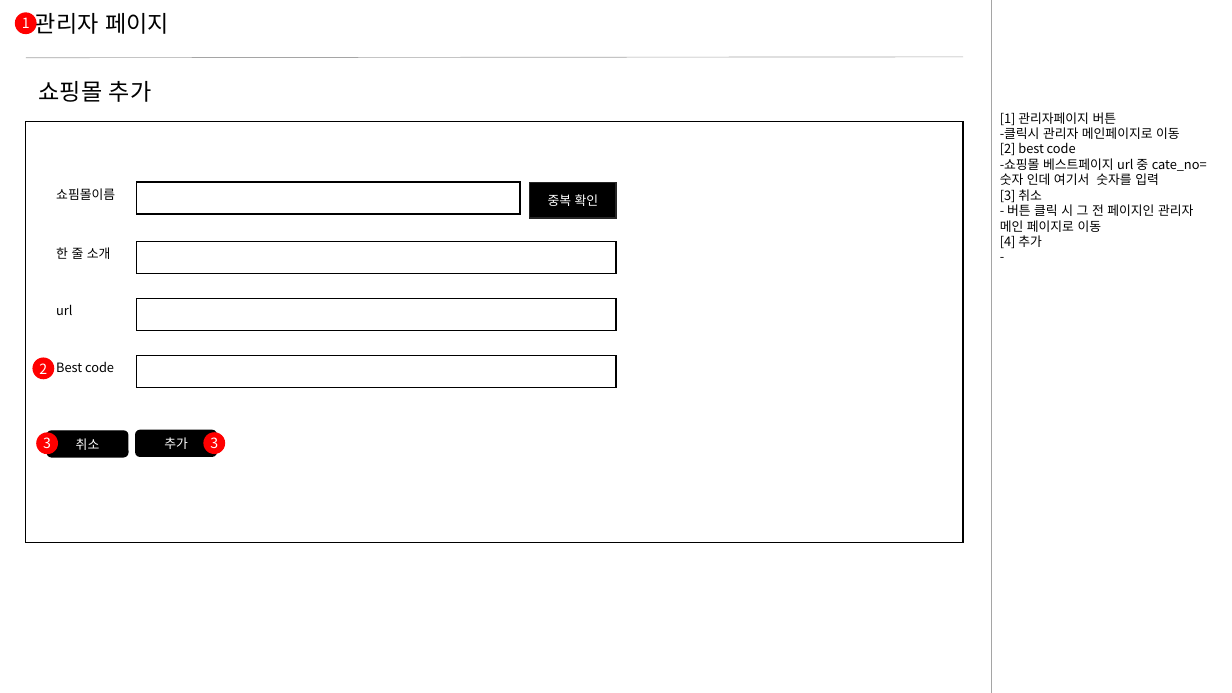
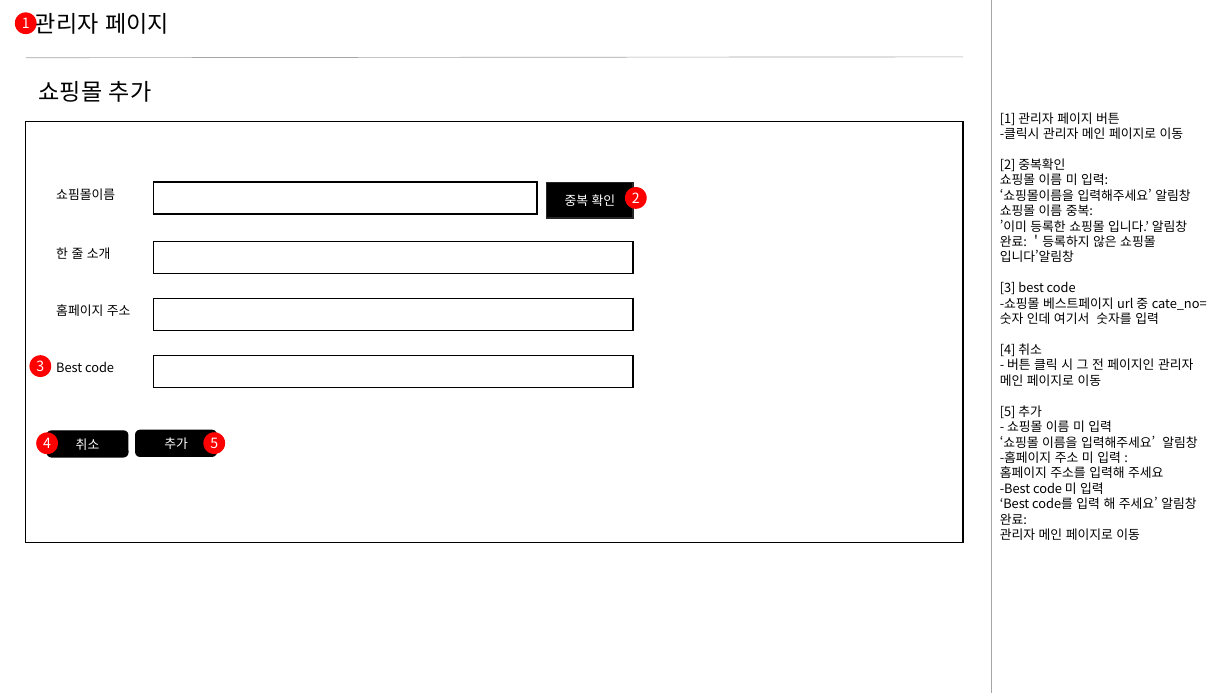
Before and after one commit to Hongsomang/mymall, a slide deck: slide 9 of document/design/MYMALL(쇼핑리스트)_스토리보드.pptx. Drawn at 1232x693 pixels with LibreOffice and Linux fonts; fonts in the diff are those of the drawing. Boxes give left, top, right and bottom in pixels: in the first picture for what was removed or moved away, otherwise in the second. Text is boxed around its words. In the diff, an @@ line names an element or a change of style, - is before the commit and + after.

```diff
--- a/document/design/MYMALL(쇼핑리스트)_스토리보드.pptx
+++ b/document/design/MYMALL(쇼핑리스트)_스토리보드.pptx
@@ text at (1000,112,1193,386): text changed @@
-[1] 관리자페이지 버튼
--클릭시 관리자 메인페이지로 이동
-[2] best code
+[1] 관리자 페이지 버튼
+-클릭시 관리자 메인 페이지로 이동
+[2] 중복확인
+쇼핑몰 이름 미 입력:
+‘쇼핑몰이름을 입력해주세요’ 알림창
+쇼핑몰 이름 중복:
+’이미 등록한 쇼핑몰 입니다.’ 알림창
+완료: ＇등록하지 않은 쇼핑몰 입니다’알림창
+[3] best code
@@ ellipse "2": place and size @@
-ellipse "2" at (32,358,55,380)
+ellipse "2" at (625,187,647,209)
@@ text at (1000,189,1042,203): text changed @@
-[3] 취소
+[4] 취소
@@ text at (56,304,131,316): text changed @@
-url
+홈페이지 주소
@@ ellipse "3": place and size @@
-ellipse "3" at (36,433,58,455)
+ellipse "3" at (30,355,52,377)
@@ 5 rectangles: place and size @@
-5 rectangles at (137,182,616,387)
+5 rectangles at (153,182,633,387)
@@ text at (1000,405,1197,540): text changed @@
-[4] 추가
--
+[5] 추가
+- 쇼핑몰 이름 미 입력
+‘쇼핑몰 이름을 입력해주세요’ 알림창
+-홈페이지 주소 미 입력 :
+홈페이지 주소를 입력해 주세요
+-Best code 미 입력
+‘Best code를 입력 해 주세요’ 알림창
+완료:
+관리자 메인 페이지로 이동
@@ ellipse added at (36,433,58,455), fill #FF0000, 11 pt, text #FFFFFF @@
+4
@@ text in ellipse at (210,437,218,448): text changed @@
-3
+5
```
Also in this commit, not shown: 9 other slides changed.
